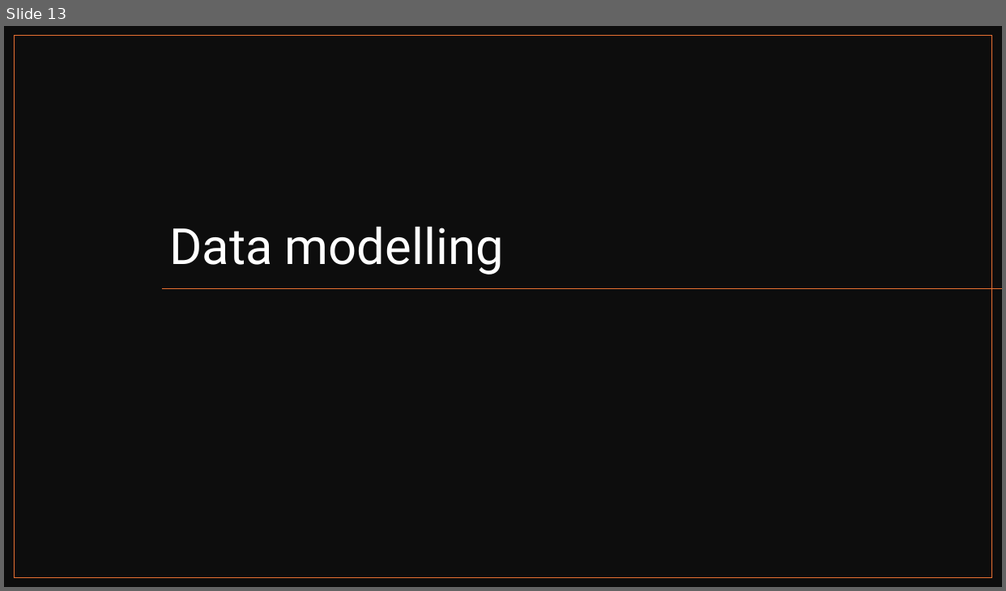
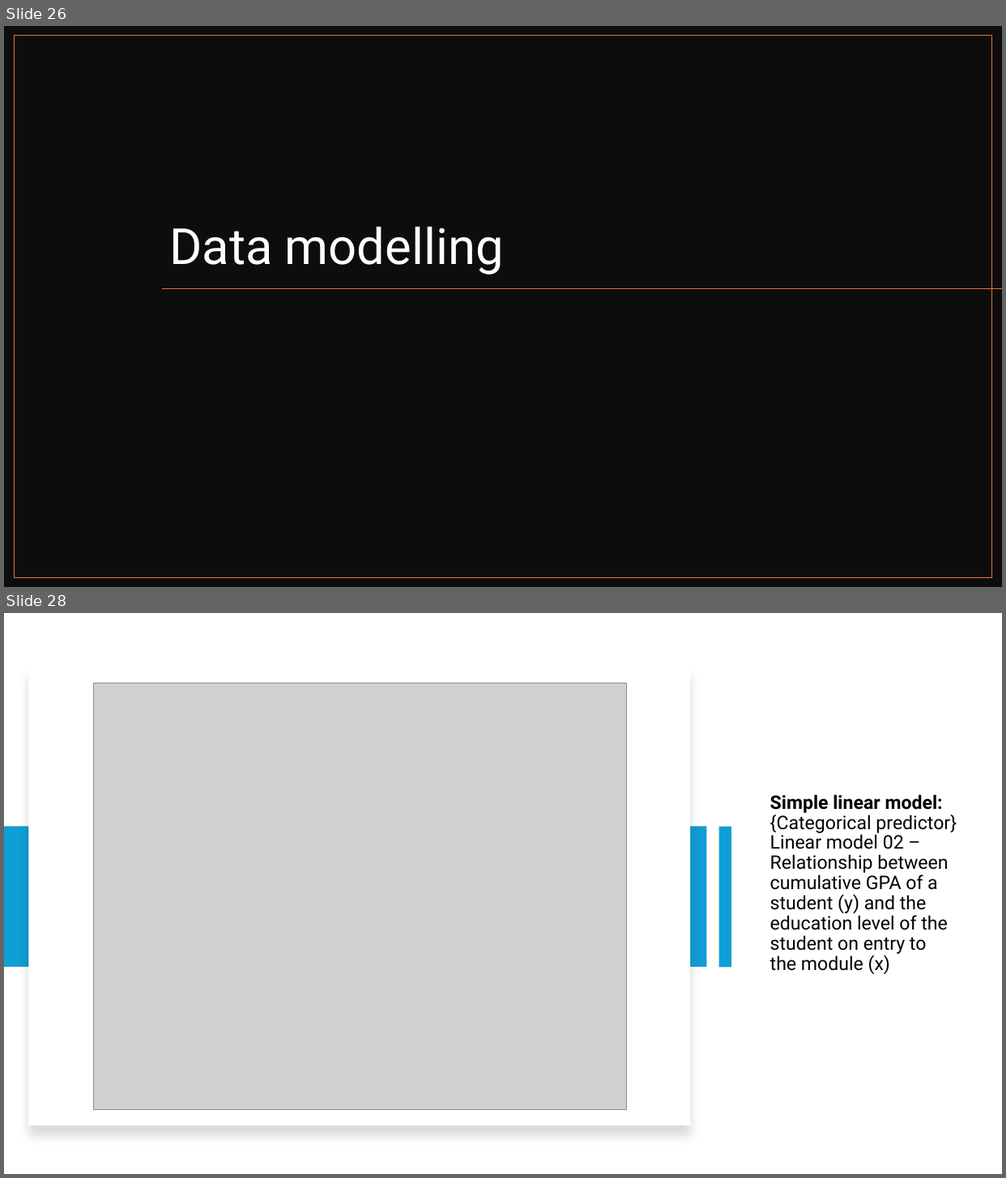
Before and after one commit to ProjectsKoryHasWorkedOn/2024_Grades_Dataset_R_Project, a slide deck: r_project_presentation.pptx. Shown one above the other, each under a label of ours: slide 13 before the commit, slides 26 and 28 after it; the slides between them are not shown. The pictures are 1006x591 and 1006x1178 pixels, drawn with LibreOffice and Linux fonts; fonts in the diff are those of the drawing; grey boxes stand for pictures. Boxes give left, top, right and bottom in pixels: in the first picture for what was removed or moved away, otherwise in the second. Text is boxed around its words. In the diff, an @@ line names an element or a change of style, - is before the commit and + after.

```diff
--- a/r_project_presentation.pptx
+++ b/r_project_presentation.pptx
@@ slide 28 added at [4, 613, 1002, 1174], background #FFFFFF @@
@@ rectangle added at [28, 667, 691, 1126], fill #FFFFFF @@
@@ picture added at [93, 683, 626, 1110] @@
@@ title added at [770, 794, 957, 974], 18 pt, text #000000 @@
+Simple linear model: {Categorical predictor} Linear model 02 – Relationship between cumulative GPA of a student (y) and the education level of the student on entry to the module (x)
@@ rectangle added at [4, 827, 707, 968], fill #0F9ED5 @@
@@ rectangle added at [718, 827, 731, 968], fill #0F9ED5 @@
@@ what was slide 13 is now slide 26 @@
```
Also in this commit, not shown: 4 slides changed, 25 other slides added, 12 slides removed, 11 other files.
